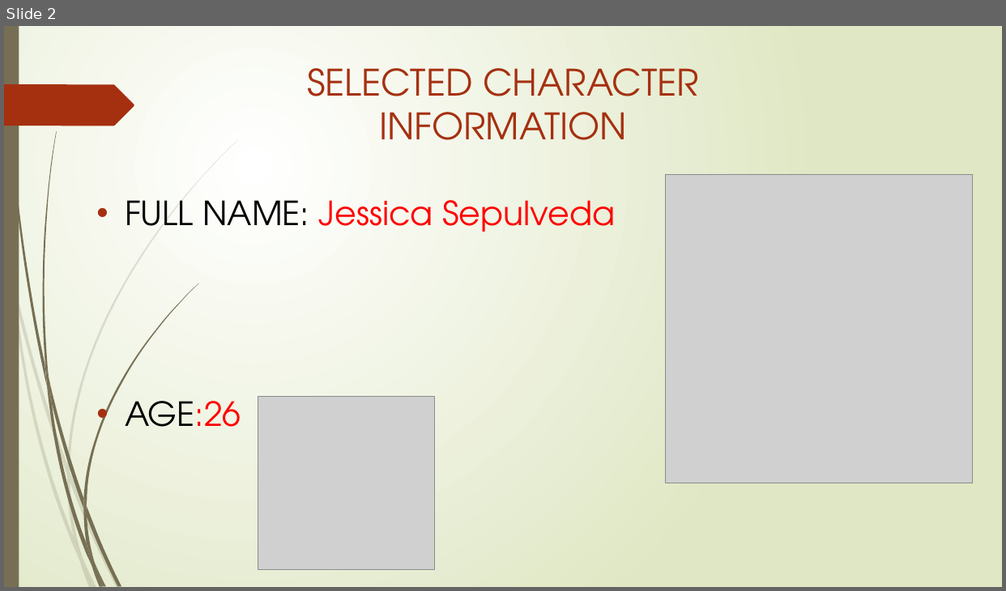
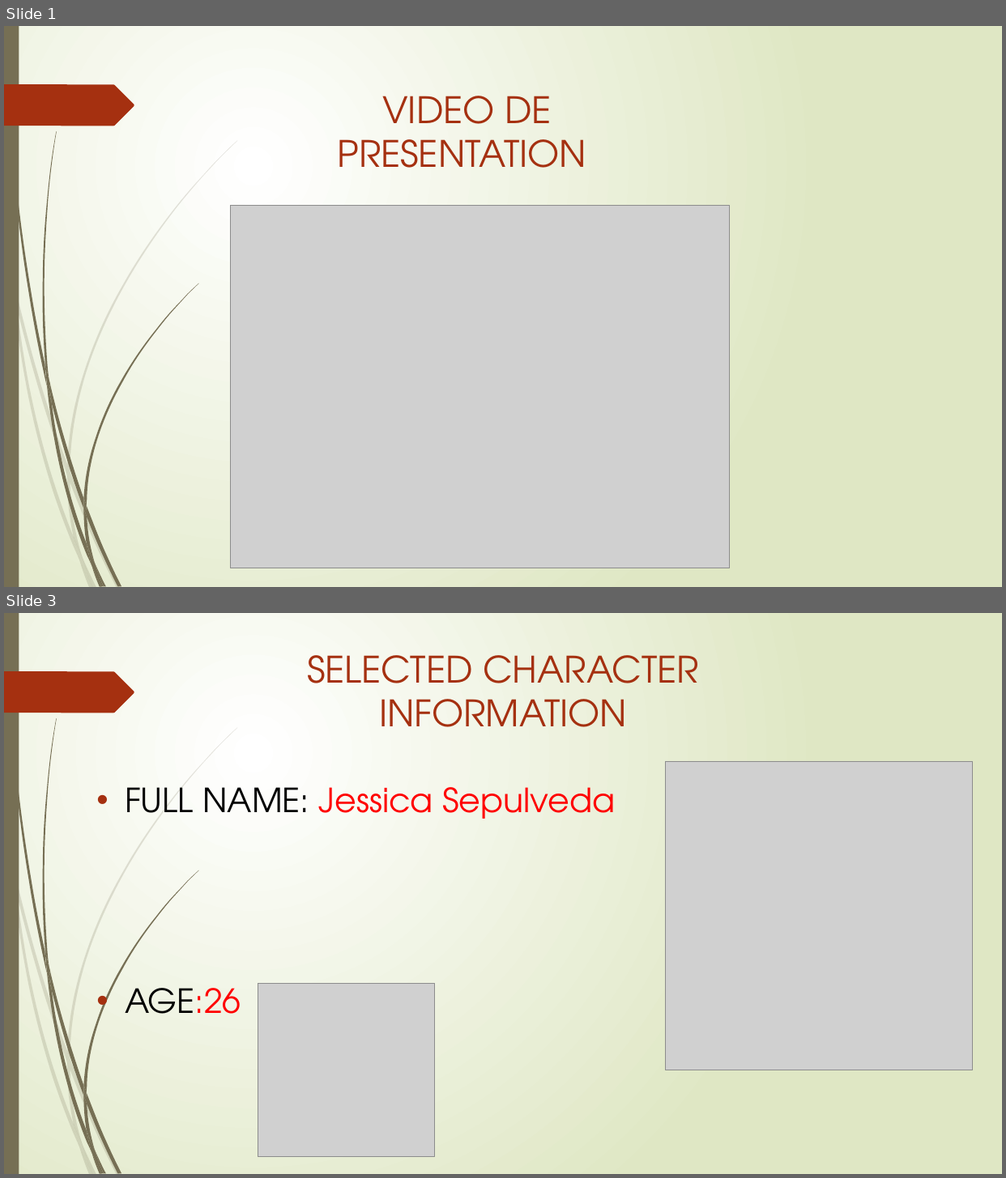
Before and after one commit to xkrizthx/ADSO, a slide deck: Fase 1/Actividad Proyecto 1/A2501/EV02/VIDEO DE PRESENTATION.pptx. Shown one above the other, each under a label of ours: slide 2 before the commit, slides 1 and 3 after it; the slides between them are not shown. The pictures are 1006x591 and 1006x1178 pixels, drawn with LibreOffice and Linux fonts; fonts in the diff are those of the drawing; grey boxes stand for pictures. Boxes give left, top, right and bottom in pixels: in the first picture for what was removed or moved away, otherwise in the second. Text is boxed around its words. In the diff, an @@ line names an element or a change of style, - is before the commit and + after.

```diff
--- a/Fase 1/Actividad Proyecto 1/A2501/EV02/VIDEO DE PRESENTATION.pptx
+++ b/Fase 1/Actividad Proyecto 1/A2501/EV02/VIDEO DE PRESENTATION.pptx
@@ slide 1 added at (4,26,1002,587), background gradient #FFFFFF to #DFE8C4; not listed: 24 template elements that a slide beside it also shows @@
@@ text added at (338,96,586,168), 35.1 pt, text #A53010 @@
+VIDEO DE PRESENTATION
@@ picture added at (230,206,730,568) @@
@@ what was slide 2 is now slide 3 @@
```
Also in this commit, not shown: 1 slide changed, 1 other file.
